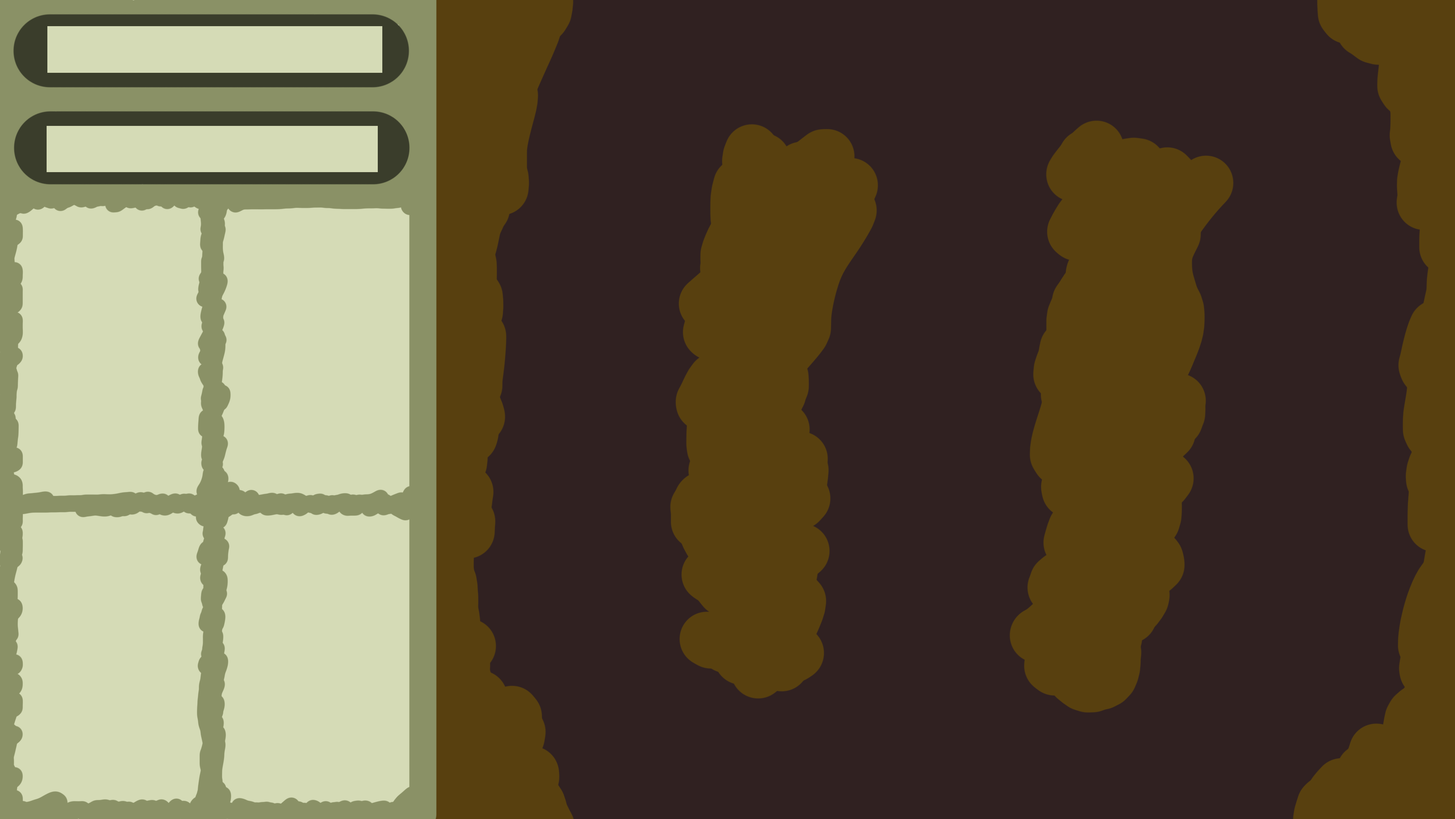
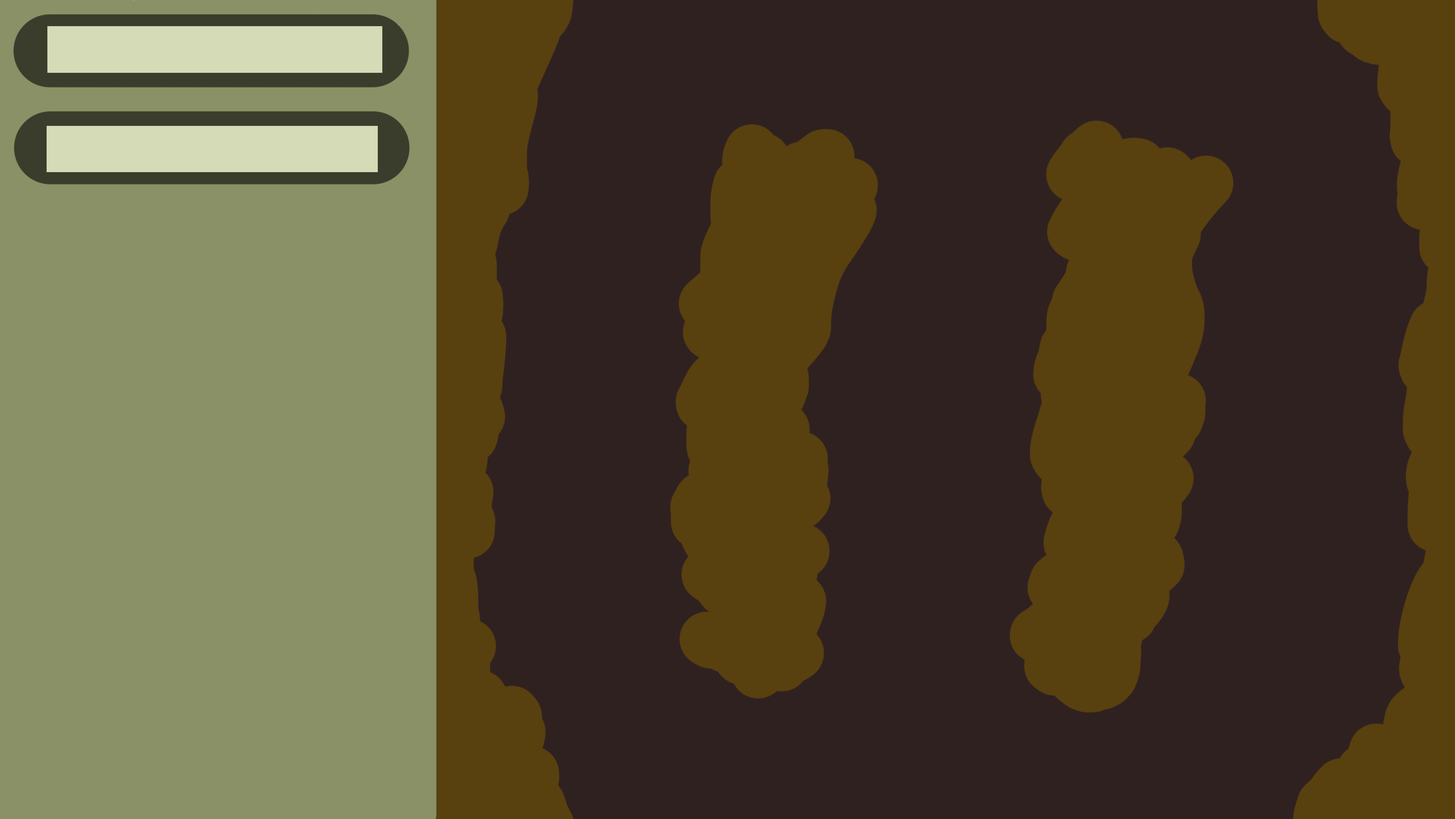
Layer changes from the first 1455 × 819 image to the second:
painted on "Layer 5" over [left=0, top=204, right=410, bottom=819]
